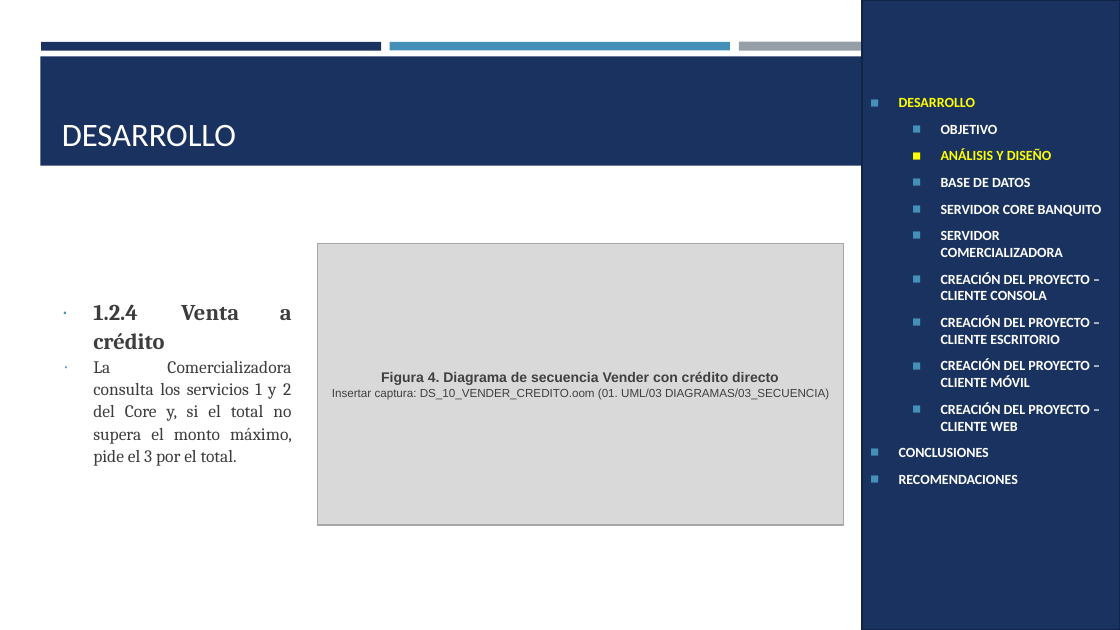
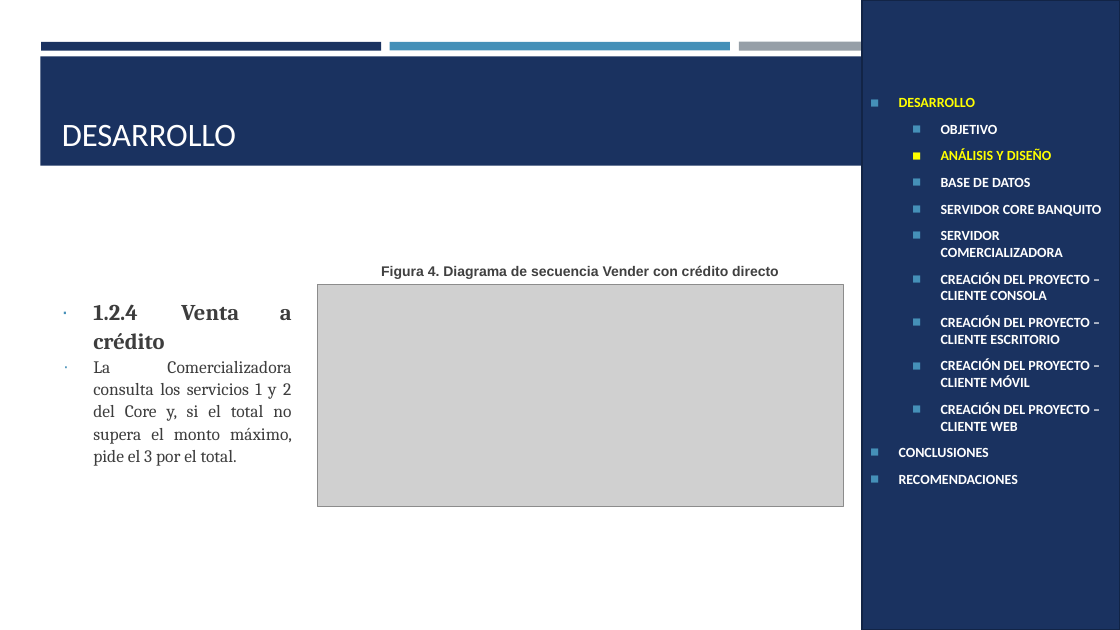
Before and after one commit to Teo344/Arquitectura_GRUPO03, a slide deck: slide 7 of EX.1.1. PAO202651_BANQUITO_CELULARES_RESTFUL_JAVA_NRC36884_GR03/05. DOCUMENTACION/PRESENTACION EX.1.1. BANQUITO CELULARES RESTFUL con BDD LOCAL en JAVA GR03.pptx. Drawn at 1120x630 pixels with LibreOffice and Linux fonts; fonts in the diff are those of the drawing; grey boxes stand for pictures. Boxes give left, top, right and bottom in pixels: in the first picture for what was removed or moved away, otherwise in the second. Text is boxed around its words. In the diff, an @@ line names an element or a change of style, - is before the commit and + after.

```diff
--- a/EX.1.1. PAO202651_BANQUITO_CELULARES_RESTFUL_JAVA_NRC36884_GR03/05. DOCUMENTACION/PRESENTACION EX.1.1. BANQUITO CELULARES RESTFUL con BDD LOCAL en JAVA GR03.pptx
+++ b/EX.1.1. PAO202651_BANQUITO_CELULARES_RESTFUL_JAVA_NRC36884_GR03/05. DOCUMENTACION/PRESENTACION EX.1.1. BANQUITO CELULARES RESTFUL con BDD LOCAL en JAVA GR03.pptx
@@ text "Figura 4. Diagrama de secuencia ...": place and size @@
-text "Figura 4. Diagrama de secuencia ..." at [318,244,844,525]
+text "Figura 4. Diagrama de secuencia ..." at [381,265,779,279]
@@ text "Figura 4. Diagrama de secuencia ..." at [381,265,779,279]: vertical alignment middle to top; fill #D9D9D9 to none; outline #A6A6A6 1 pt to none @@
@@ picture added at [318,284,844,506] @@
@@ text at [332,388,829,400]: paragraph removed @@
-Insertar captura: DS_10_VENDER_CREDITO.oom (01. UML/03 DIAGRAMAS/03_SECUENCIA)
```
Also in this commit, not shown: 23 other slides changed.
